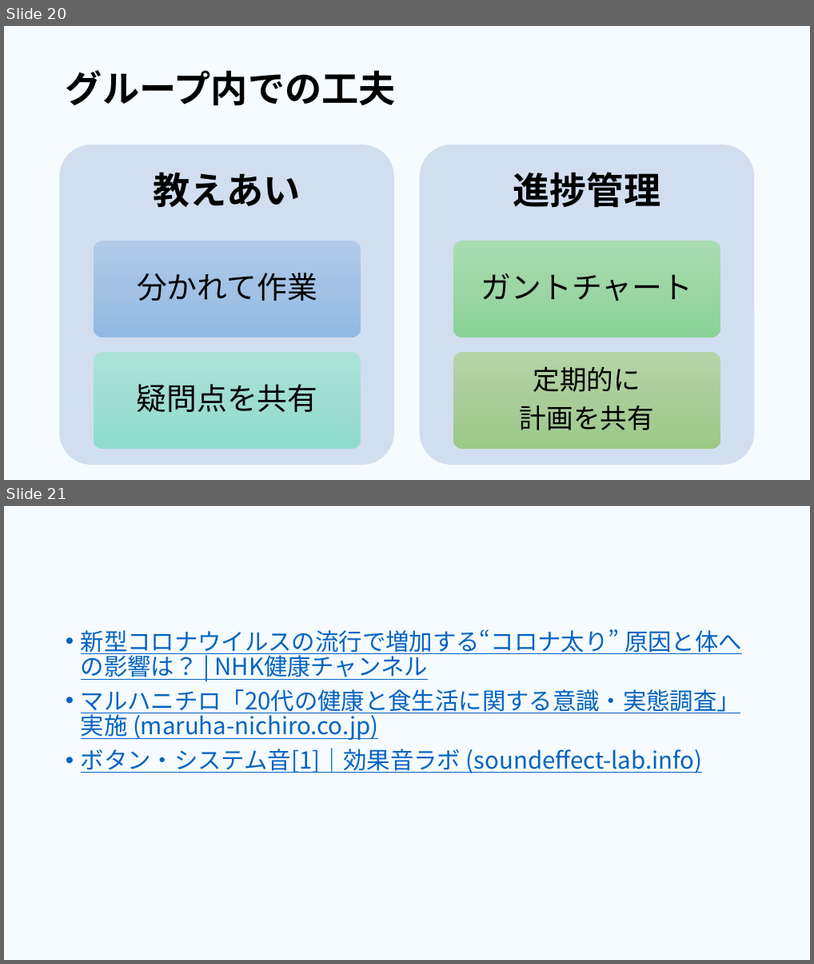
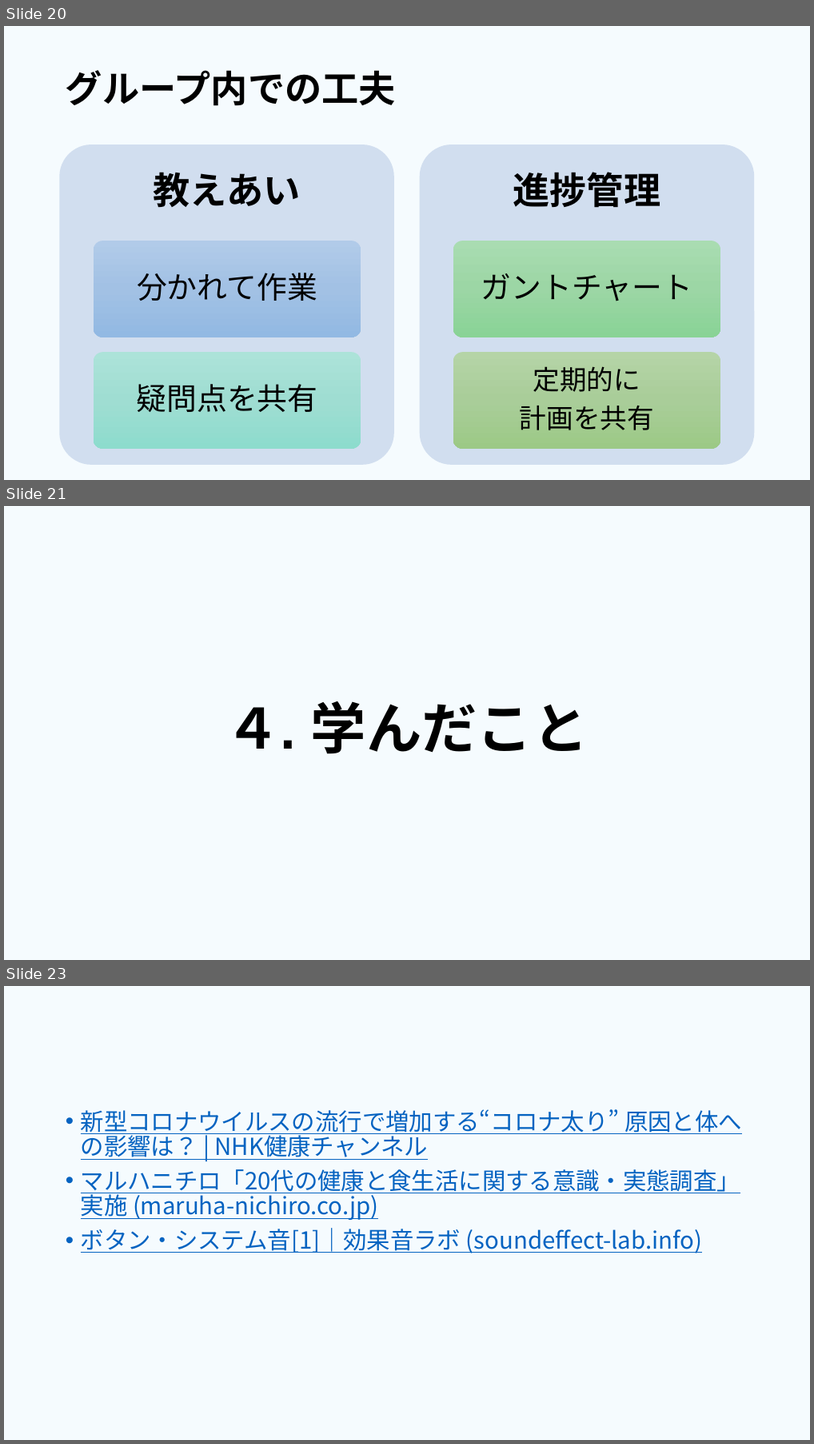
Before and after one commit to dojo2023/E-4, a slide deck: 共有用フォルダー/成果発表.pptx. Shown one above the other, each under a label of ours: slides 20 and 21 before the commit, slides 20, 21 and 23 after it; the slides between them are not shown. The pictures are 814x964 and 814x1444 pixels, drawn with LibreOffice and Linux fonts; fonts in the diff are those of the drawing. Boxes give left, top, right and bottom in pixels: in the first picture for what was removed or moved away, otherwise in the second. Text is boxed around its words. In the diff, an @@ line names an element or a change of style, - is before the commit and + after.

```diff
--- a/共有用フォルダー/成果発表.pptx
+++ b/共有用フォルダー/成果発表.pptx
@@ slide 21 added at bbox=[4, 506, 810, 960], background #00B0F0 at 4% opacity @@
@@ text added at bbox=[225, 701, 588, 754], 66 pt, text #000000, bold @@
+４. 学んだこと
@@ what was slide 21 is now slide 23 @@
```
Also in this commit, not shown: 5 slides changed, 1 other slide added.
